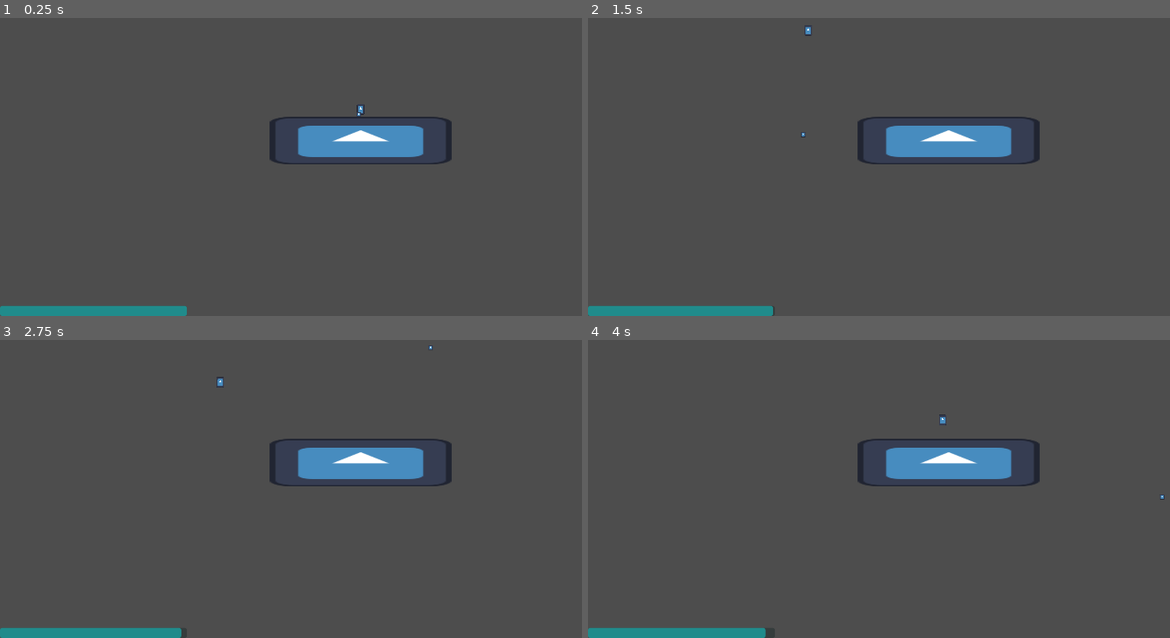
Above: before the commit, frames 1-4 (two rows, left to right).
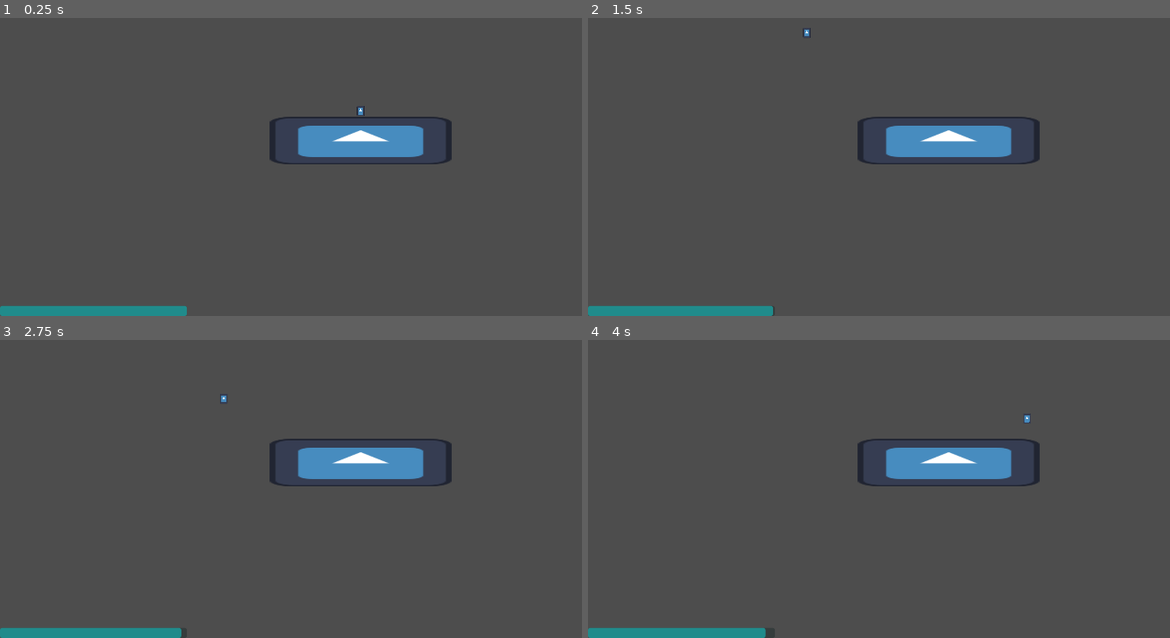
Above: after the commit, the same moments.

Repository: aragocz/game
Game: Godot game, scene res://test.tscn
Same seed, same stepped clock (60 frames per second), same inputs: the game is played once before the commit and once after it. The engine's default icon, where the game draws it, is replaced by a stand-in: a white triangle on a blue panel in a dark square.
Inputs (mouse positions are in pixels of both pictures, inside the frame that each line leads up to):
- Up to frame 1 (0.25 s): no input
- Up to frame 2 (1.5 s): tap Enter at 0.5 s; move the mouse to (1105, 95) at 0.52 s; hold D (right) from 0.53 s (still down); tap Shift (slow) at 0.6 s; tap W (up) at 0.77 s; tap R (debug_restart) at 1.25 s; move the mouse to (803, 134) at 1.27 s; tap Ctrl (slide) at 1.35 s
- Up to frame 3 (2.75 s): tap W (up) at 1.52 s; tap Shift (slow) at 1.55, 2.1 s; tap R (debug_restart) at 2 s; move the mouse to (430, 348) at 2.02 s; release D (right) at 2.03 s; hold A (left) from 2.03 s (still down)
- Up to frame 4 (4 s): tap R (debug_restart) at 2.75 s; move the mouse to (908, 515) at 2.77 s; release A (left) at 2.78 s; hold D (right) from 2.78 s (still down); tap Shift (slow) at 2.85, 3.8 s; tap W (up) at 3.02, 3.77 s; move the mouse to (1164, 497) at 3.52 s; hold Ctrl (slide) from 3.53 s (still down)

The runs differ from the first frame. In frame 1, less than 0.1% of the frame differs, in the area x 61-63%, y 29-33%; in frame 2, less than 0.1%; in frame 3, less than 0.1%, in the area x 37-75%, y 1-22%; in frame 4, less than 0.1%.

Commit message:
dash collision rework wip

Diff:
--- a/main.gd
+++ /dev/null
@@ -1,19 +0,0 @@
-extends Node
-var tmp = Sprite2D.new()
-
-func _ready() -> void:
-	tmp.texture = load("res://icon.svg")
-	tmp.scale = Vector2(0.1,0.1);
-	self.add_child(tmp)
-
-func _process(_delta:float):
-	#DEBUG FUNCTION
-	if Input.is_action_just_pressed("menu"):
-		get_tree().quit()
-
-func _physics_process(_delta: float) -> void:
-	tmp.global_position = DisplayServer.mouse_get_position();
-	print(DisplayServer.mouse_get_position())
-	print(get_viewport().get_mouse_position())
-	print(get_viewport().get_camera_2d().get_global_mouse_position())
-	print("####")
--- a/character_body_2d.gd
+++ b/player.gd
@@ -1,7 +1,7 @@
 extends CharacterBody2D;
-@export var gravity:int = 200; #p/s^2
 @export var speed:int = 750; #p/s^2
 @export var jump:int = 200; #p
+@export var dash_radius:int = 700; #p
 var slowed:bool = false;
 var falling:bool = false;
 var recovering_timeslow:bool = false;
@@ -13,8 +13,6 @@
 var projection:Sprite2D = null; #projection during dash
 signal timeslow_tick(percentage_left:float, recovering:bool);
 
-var tempimg:Sprite2D = null;
-
 func _ready() -> void:
 	timeslow_timer = get_node("timeslowTimer");
 	timeslow_recovery_timer = get_node("timeslowRecovery");
@@ -23,7 +21,7 @@
 
 func _physics_process(delta: float) -> void:
 	if not is_on_floor():
-		velocity += Vector2(0, gravity*delta);
+		velocity += get_gravity()*delta;
 		move_and_slide();
 
 		if not slowed:
@@ -44,7 +42,20 @@
 	#endif
 
 	if slowed:
-		projection.position = radialPosition(self.get_global_mouse_position(), 100, self.position);
+		var spacestate = get_world_2d().direct_space_state;
+		var ray = PhysicsRayQueryParameters2D.create(self.global_position, DisplayServer.mouse_get_position());
+		ray.exclude = [self];
+		var intersect = spacestate.intersect_ray(ray);
+		if(intersect.is_empty() or (self.position.distance_to(intersect.position) > dash_radius)):
+			projection.position = radialPosition(DisplayServer.mouse_get_position(), dash_radius, self.position);
+		elif(self.position.distance_to(intersect.position) <= dash_radius):
+			projection.position = to_local(intersect.position)
+			print("----")
+			print(self.position)
+			print(intersect.position)
+			print(self.position.distance_to(intersect.position))
+			#intersect.normal
+		#endif
 	#endif
 #endfunc
 
@@ -56,7 +67,6 @@
 		Engine.time_scale = 0.2;
 		projection = Sprite2D.new();
 		projection.texture = load("res://icon.svg");
-		projection.scale = self.get_node("CharSprite").scale;
 		self.add_child(projection);
 	#endif
 	if Input.is_action_just_released("slow"):
@@ -65,7 +75,7 @@
 	#endif
 	if slowed:
 		emit_signal("timeslow_tick", (timeslow_timer.get_time_left()/timeslow)*100);
-		#endif
+
 	#endif
 
 	if (is_on_floor() and timeslow_left < timeslow and not slowed):
@@ -84,7 +94,6 @@
 	if Input.is_action_just_pressed("debug_restart"):
 		velocity = Vector2(0,0);
 		position = Vector2(575, 306);
-
 
 func _on_timeslowTimeout() -> void:
 	Input.action_release("slow");
@@ -107,3 +116,12 @@
 
 func radialPosition(vector:Vector2, radius:float, origin:Vector2) -> Vector2:
 	return (vector-origin).normalized()*radius;
+
+func getPlatformGlobalBoundaries(platformArea:Area2D) -> Dictionary[String, Vector2]:
+	var parentScale:Vector2 = platformArea.get_node("..").scale
+	return {"start": platformArea.get_node("..").position + platformArea.get_node("CollisionShape2D").shape.get_rect().position*parentScale,
+	"end": platformArea.get_node("..").position + platformArea.get_node("CollisionShape2D").shape.get_rect().end*parentScale}
+
+func minPreserveSign(args:Array[int]) -> int:
+	var absd = args.map(func(i): return abs(i))
+	return args[absd.find(absd.min())]
--- a/project.godot
+++ b/project.godot
@@ -77,3 +77,7 @@
 "events": [Object(InputEventKey,"resource_local_to_scene":false,"resource_name":"","device":-1,"window_id":0,"alt_press …(195 unchanged characters)…
 ]
 }
+
+[physics]
+
+2d/default_gravity=300.0
--- /dev/null
+++ b/root.gd
@@ -0,0 +1,6 @@
+extends Node
+
+func _process(_delta:float):
+	#DEBUG FUNCTION
+	if Input.is_action_just_pressed("menu"):
+		get_tree().quit()
--- a/test.tscn
+++ b/test.tscn
@@ -1,43 +1,42 @@
 [gd_scene load_steps=7 format=3 uid="uid://5vaxp8f2v58"]
 
 [ext_resource type="Texture2D" uid="uid://r2miduqpobqa" path="res://icon.svg" id="1_37kl0"]
-[ext_resource type="Script" uid="uid://g6ansirxuk2" path="res://main.gd" id="1_ppyta"]
-[ext_resource type="Script" uid="uid://dth768skbff1a" path="res://character_body_2d.gd" id="2_8uh7m"]
+[ext_resource type="Script" uid="uid://g6ansirxuk2" path="res://root.gd" id="1_ppyta"]
+[ext_resource type="Script" uid="uid://dth768skbff1a" path="res://player.gd" id="2_8uh7m"]
 [ext_resource type="PackedScene" uid="uid://dcptlsjjhh678" path="res://HUD.tscn" id="3_6uqi0"]
 
 [sub_resource type="RectangleShape2D" id="RectangleShape2D_8uh7m"]
 size = Vector2(128, 128)
 
-[sub_resource type="RectangleShape2D" id="RectangleShape2D_6uqi0"]
-size = Vector2(20, 28)
+[sub_resource type="RectangleShape2D" id="RectangleShape2D_ykrsh"]
+size = Vector2(128.205, 127.854)
 
 [node name="Node" type="Node"]
 script = ExtResource("1_ppyta")
 
 [node name="StaticBody2D" type="StaticBody2D" parent="."]
 position = Vector2(965, 610)
-
-[node name="CollisionShape2D" type="CollisionShape2D" parent="StaticBody2D"]
-scale = Vector2(3.80001, 1)
-shape = SubResource("RectangleShape2D_8uh7m")
+scale = Vector2(3.8, 1)
 
 [node name="Sprite2D" type="Sprite2D" parent="StaticBody2D"]
 position = Vector2(-2.70605e-05, 0)
-scale = Vector2(3.80001, 1)
 texture = ExtResource("1_37kl0")
+
+[node name="CollisionShape2D" type="CollisionShape2D" parent="StaticBody2D"]
+shape = SubResource("RectangleShape2D_8uh7m")
 
 [node name="CharacterBody2D" type="CharacterBody2D" parent="."]
 position = Vector2(965, 513)
+scale = Vector2(0.156, 0.219)
 floor_constant_speed = true
 safe_margin = 0.3
 script = ExtResource("2_8uh7m")
 
 [node name="CharSprite" type="Sprite2D" parent="CharacterBody2D"]
-scale = Vector2(0.15625, 0.21875)
 texture = ExtResource("1_37kl0")
 
-[node name="CollisionShape2D" type="CollisionShape2D" parent="CharacterBody2D"]
-shape = SubResource("RectangleShape2D_6uqi0")
+[node name="CharCollider" type="CollisionShape2D" parent="CharacterBody2D"]
+shape = SubResource("RectangleShape2D_ykrsh")
 
 [node name="timeslowTimer" type="Timer" parent="CharacterBody2D"]
 wait_time = 5.0
Not shown, removed: DOTHISFIRST.txt
Renamed: character_body_2d.gd.uid -> player.gd.uid
Renamed: main.gd.uid -> root.gd.uid
Not shown, added: addons/godot_super-wakatime/ouch-x86_64-pc-windows-msvc.exe
